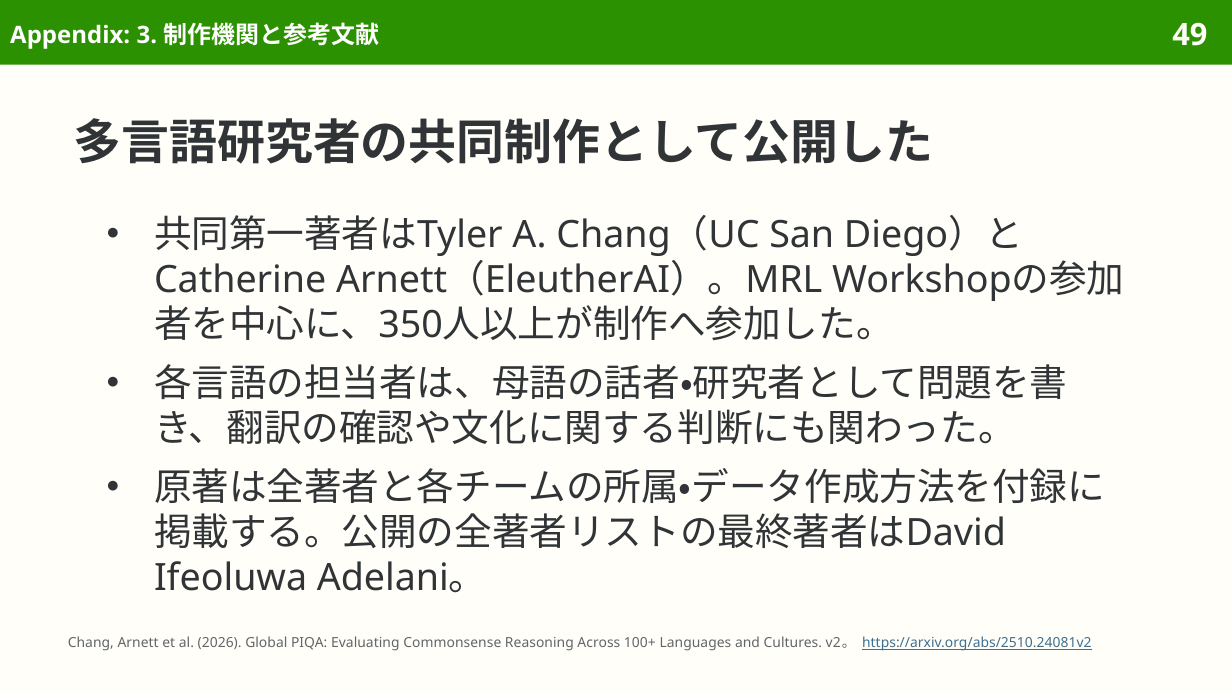
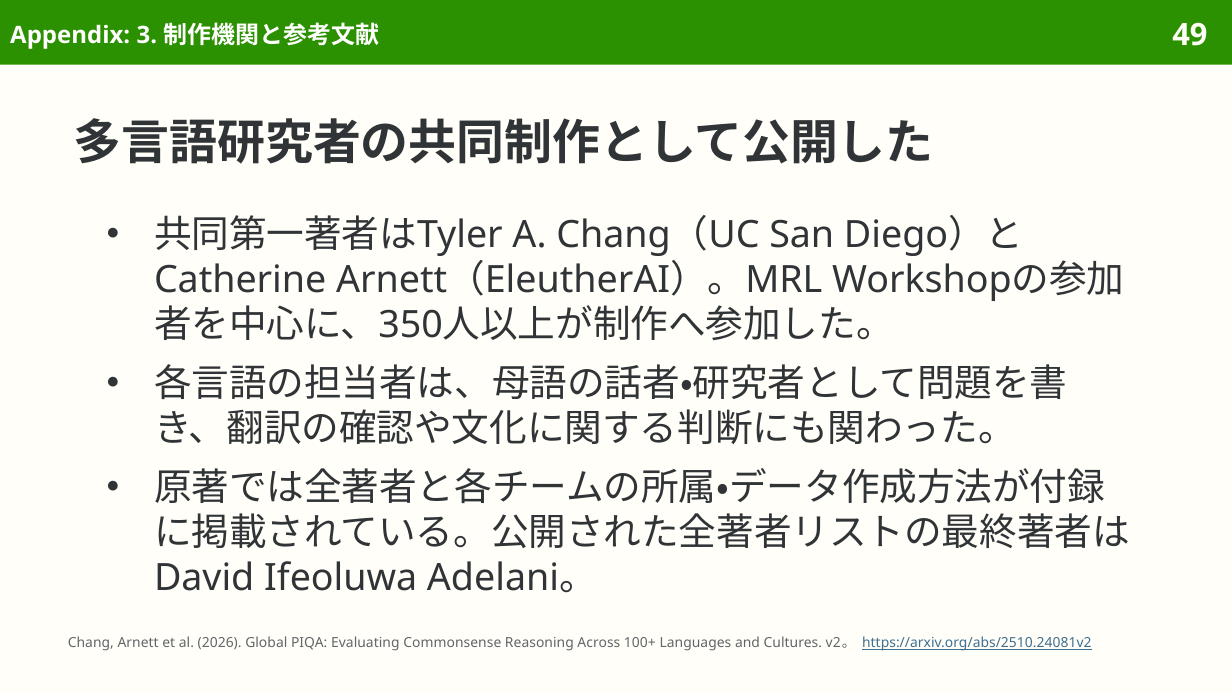
Before and after one commit to sasakiy84/datasets-in-10-minutes, a slide deck: slide 49 of slides/datasets-in-10-minutes-global-piqa.pptx. Drawn at 1232x693 pixels with LibreOffice and Linux fonts; fonts in the diff are those of the drawing. Boxes give left, top, right and bottom in pixels: in the first picture for what was removed or moved away, otherwise in the second. Text is boxed around its words. In the diff, an @@ line names an element or a change of style, - is before the commit and + after.

```diff
--- a/slides/datasets-in-10-minutes-global-piqa.pptx
+++ b/slides/datasets-in-10-minutes-global-piqa.pptx
@@ text at (154, 468, 1130, 593): text changed @@
-● 原著は全著者と各チームの所属・データ作成方法を付録に掲載する。公開の全著者リストの最終著者はDavid Ifeoluwa Adelani。
+● 原著では全著者と各チームの所属・データ作成方法が付録に掲載されている。公開された全著者リストの最終著者はDavid Ifeoluwa Adelani。
```
Also in this commit, not shown: 9 other slides changed, 7 other files.
